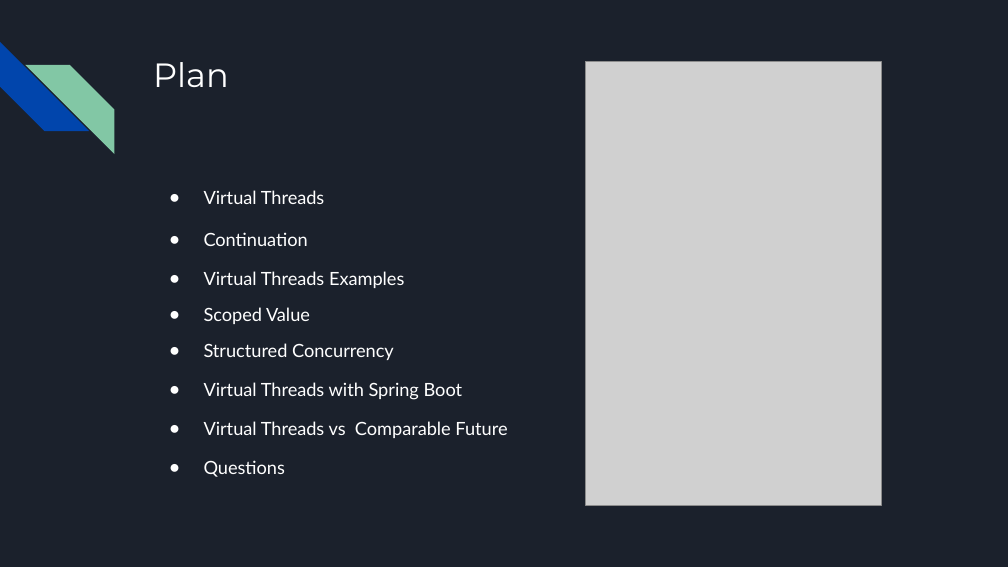
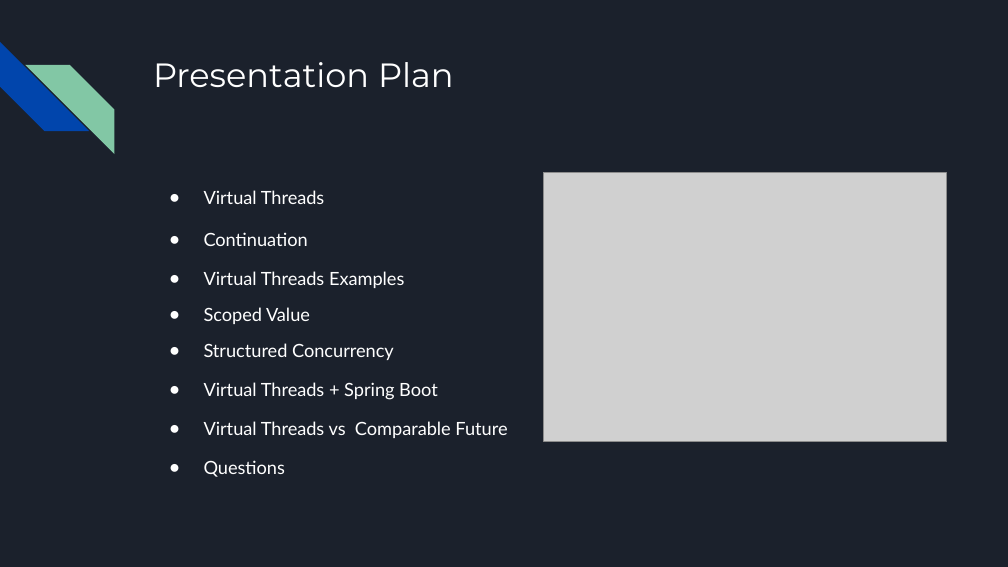
Before and after one commit to xkondix/loom-JAVA-SPRING, a slide deck: slide 2 of assets/Project Loom.pptx. Drawn at 1008x567 pixels with LibreOffice and Linux fonts; fonts in the diff are those of the drawing; grey boxes stand for pictures. Boxes give left, top, right and bottom in pixels: in the first picture for what was removed or moved away, otherwise in the second. Text is boxed around its words. In the diff, an @@ line names an element or a change of style, - is before the commit and + after.

```diff
--- a/assets/Project Loom.pptx
+++ b/assets/Project Loom.pptx
@@ title at [153, 62, 454, 87]: text changed @@
-Plan
+Presentation Plan
@@ picture: place and size @@
-picture at [586, 61, 881, 505]
+picture at [544, 172, 948, 440]
@@ text at [204, 382, 438, 400]: text changed @@
-● Virtual Threads with Spring Boot
+● Virtual Threads + Spring Boot
```
Also in this commit, not shown: 5 other slides changed, 6 slides added, 6 other files.
